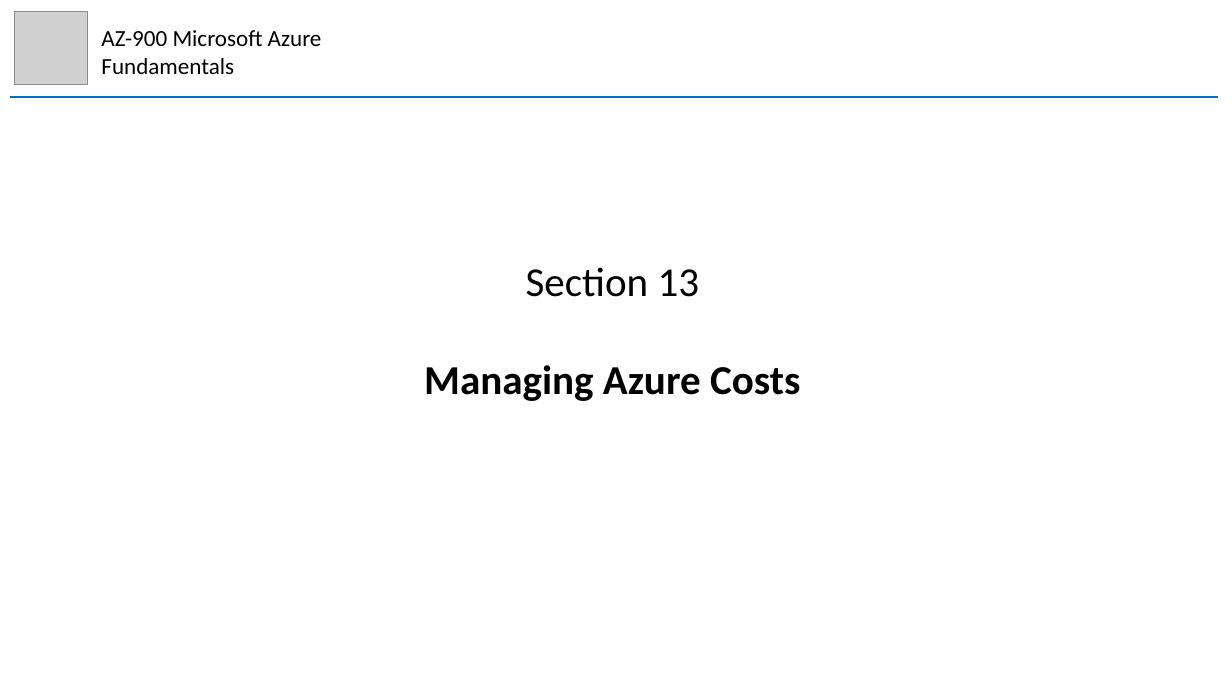
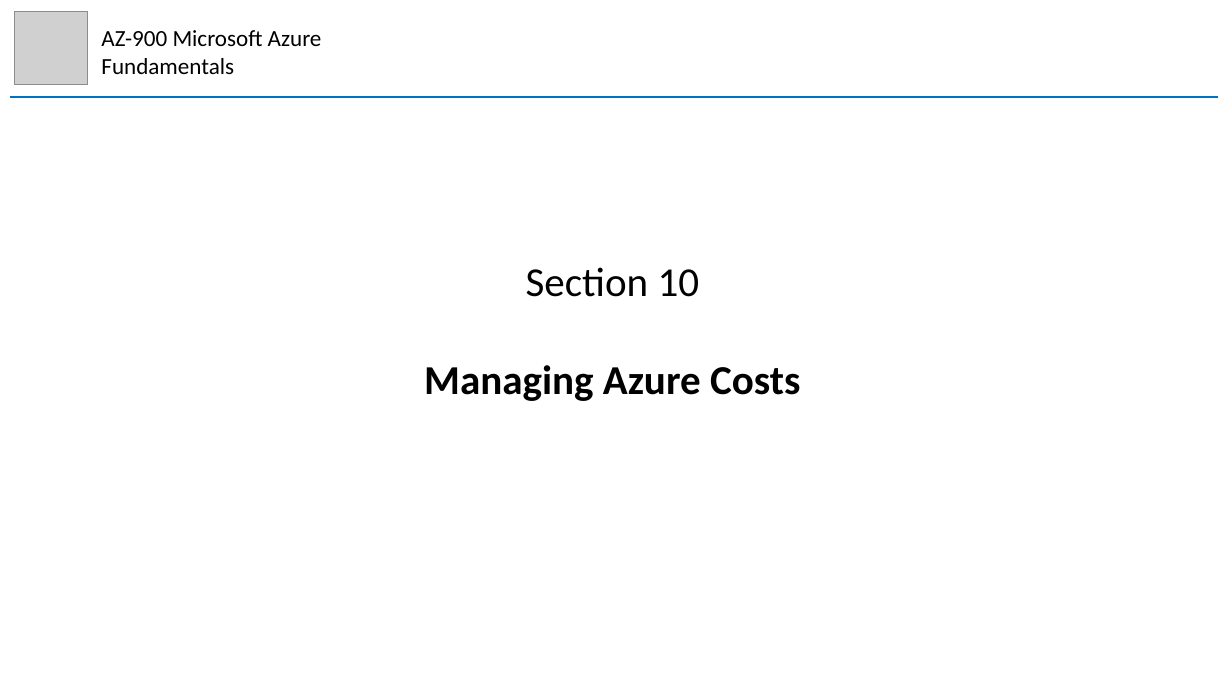
Before and after one commit to mhaythornthwaite/Testing_ML_Algorithms, a slide deck: slide 36 of Azure_AZ-900_Fundamentals/MJH_AZ-900_Azure_Fundamentals_Notes.pptx (slide 40 before the commit). Drawn at 1232x693 pixels with LibreOffice and Linux fonts; fonts in the diff are those of the drawing; grey boxes stand for pictures. Boxes give left, top, right and bottom in pixels: in the first picture for what was removed or moved away, otherwise in the second. Text is boxed around its words. In the diff, an @@ line names an element or a change of style, - is before the commit and + after.

Commit message:
Azure AZ-900 Section 10

```diff
--- a/Azure_AZ-900_Fundamentals/MJH_AZ-900_Azure_Fundamentals_Notes.pptx
+++ b/Azure_AZ-900_Fundamentals/MJH_AZ-900_Azure_Fundamentals_Notes.pptx
@@ text at (526, 267, 700, 297): text changed @@
-Section 13
+Section 10
```
Also in this commit, not shown: 4 other slides changed, 5 slides added, 3 slides removed.
